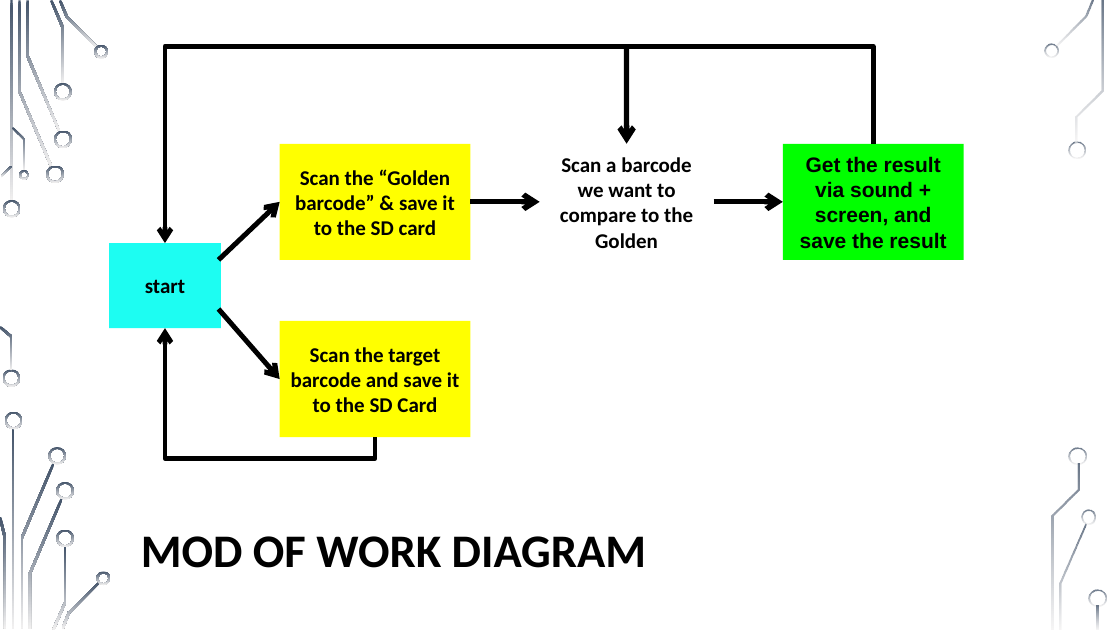
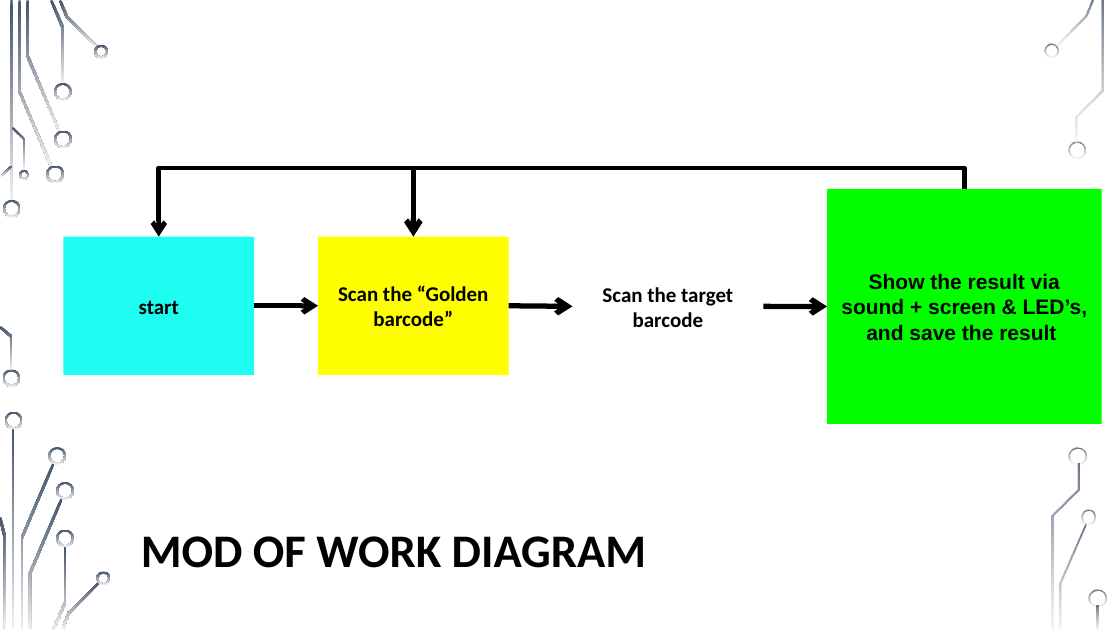
Before and after one commit to muhammad0bi/Technion_044167_E.E._project_A_IOT-Barcode_cheker, a slide deck: slide 6 of Presntations/Midterm presentation IOT Barcode checker 7681.pptx. Drawn at 1120x630 pixels with LibreOffice and Linux fonts; fonts in the diff are those of the drawing; background and template pictures are left out. Boxes give left, top, right and bottom in pixels: in the first picture for what was removed or moved away, otherwise in the second. Text is boxed around its words. In the diff, an @@ line names an element or a change of style, - is before the commit and + after.

Commit message:
update work mod diagram

```diff
--- a/Presntations/Midterm presentation IOT Barcode checker 7681.pptx
+++ b/Presntations/Midterm presentation IOT Barcode checker 7681.pptx
@@ arrow removed from (627, 49) to (627, 144) @@
@@ elbow arrow moved from (874, 144) - (165, 243) to (965, 189) - (159, 237) @@
@@ arrow added from (413, 169) to (413, 237), #000000 4.5 pt @@
@@ rectangle "Show the result via sound ...": place and size @@
-rectangle "Show the result via sound ..." at [783,144,964,260]
+rectangle "Show the result via sound ..." at [828,189,1102,424]
@@ rectangle "start": place and size @@
-rectangle "start" at [109,243,221,328]
+rectangle "start" at [64,237,255,375]
@@ rectangle "Scan the “Golden barcode”": place and size @@
-rectangle "Scan the “Golden barcode”" at [280,144,471,260]
+rectangle "Scan the “Golden barcode”" at [318,237,509,375]
@@ text in rectangle at [338,285,489,326]: text changed @@
-Scan the “Golden barcode” & save it to the SD card
+Scan the “Golden barcode”
@@ text at [602,287,733,327]: text changed @@
-Scan a barcode we want to compare to the Golden
+Scan the target barcode
@@ text in rectangle at [841,273,1088,341]: text changed @@
-Get the result via sound + screen, and save the result
+Show the result via sound + screen & LED’s, and save the result
@@ elbow arrow removed from (376, 437) to (165, 329) @@
@@ arrow removed from (218, 309) to (280, 379) @@
@@ arrow moved from (218, 260) - (280, 202) to (255, 306) - (318, 306) @@
@@ rectangle removed at [280,321,471,437] @@
-Scan the target barcode and save it to the SD Card
@@ arrow moved from (471, 202) - (539, 202) to (509, 306) - (573, 307) @@
@@ arrow moved from (713, 202) - (783, 202) to (764, 307) - (828, 307) @@
```
Also in this commit, not shown: 6 other slides changed, 2 slides added.
